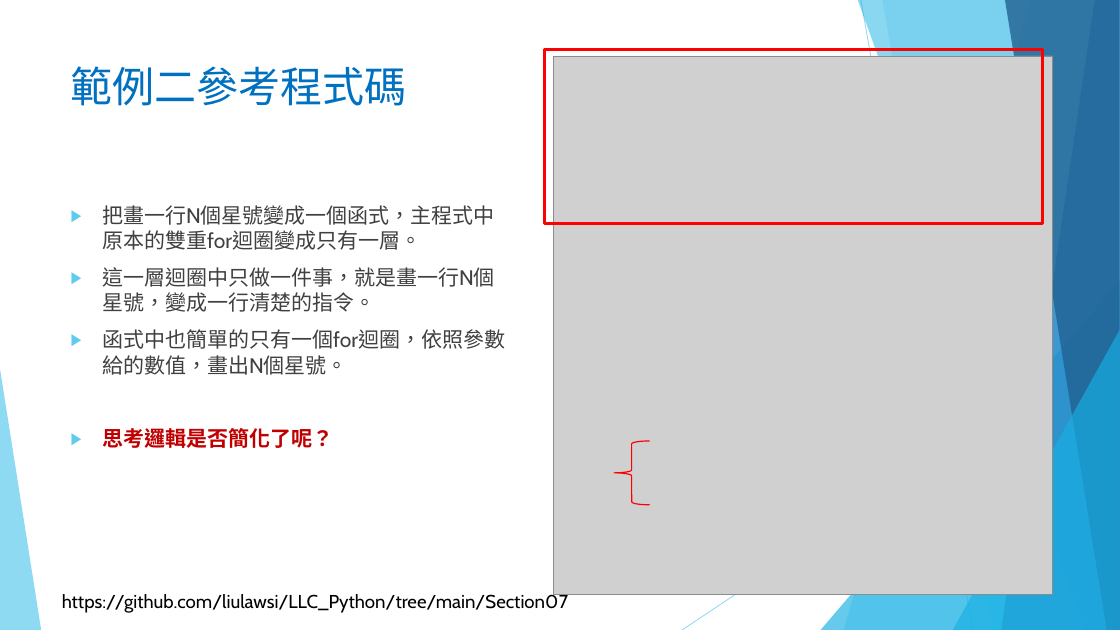
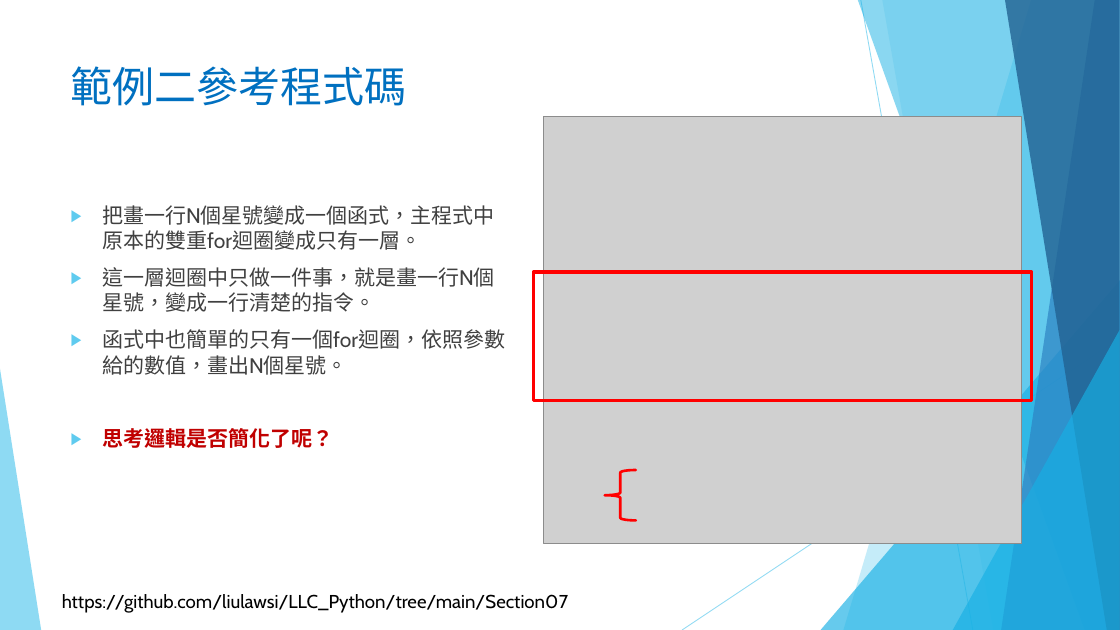
Before and after one commit to liulawsi/My_PPTs, a slide deck: slide 10 of LCC/Python/07_函式與方法.pptx. Drawn at 1120x630 pixels with LibreOffice and Linux fonts; fonts in the diff are those of the drawing; grey boxes stand for pictures; background and template pictures are left out. Boxes give left, top, right and bottom in pixels: in the first picture for what was removed or moved away, otherwise in the second. Text is boxed around its words. In the diff, an @@ line names an element or a change of style, - is before the commit and + after.

```diff
--- a/LCC/Python/07_函式與方法.pptx
+++ b/LCC/Python/07_函式與方法.pptx
@@ picture: place and size @@
-picture at box(553, 56, 1053, 596)
+picture at box(544, 117, 1023, 544)
@@ rectangle: place and size @@
-rectangle at box(544, 50, 1043, 223)
+rectangle at box(534, 272, 1032, 401)
@@ left brace: place and size @@
-left brace at box(614, 441, 649, 505)
+left brace at box(605, 471, 636, 521)
@@ left brace at box(605, 471, 636, 521): outline #FF0000 1 pt to #FF0000 2.25 pt @@
```
Also in this commit, not shown: 22 other slides changed, 10 slides added, 12 slides removed, 1 other file.
